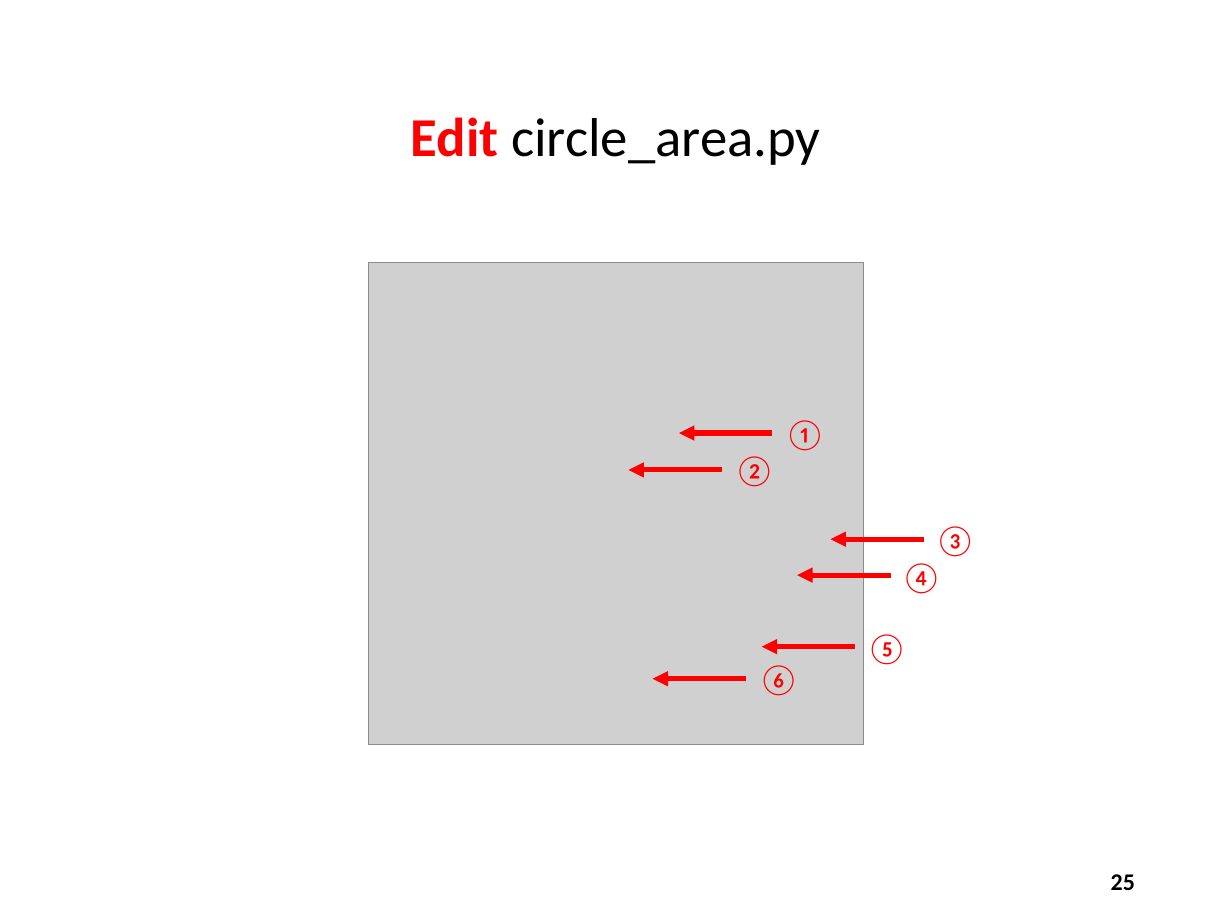
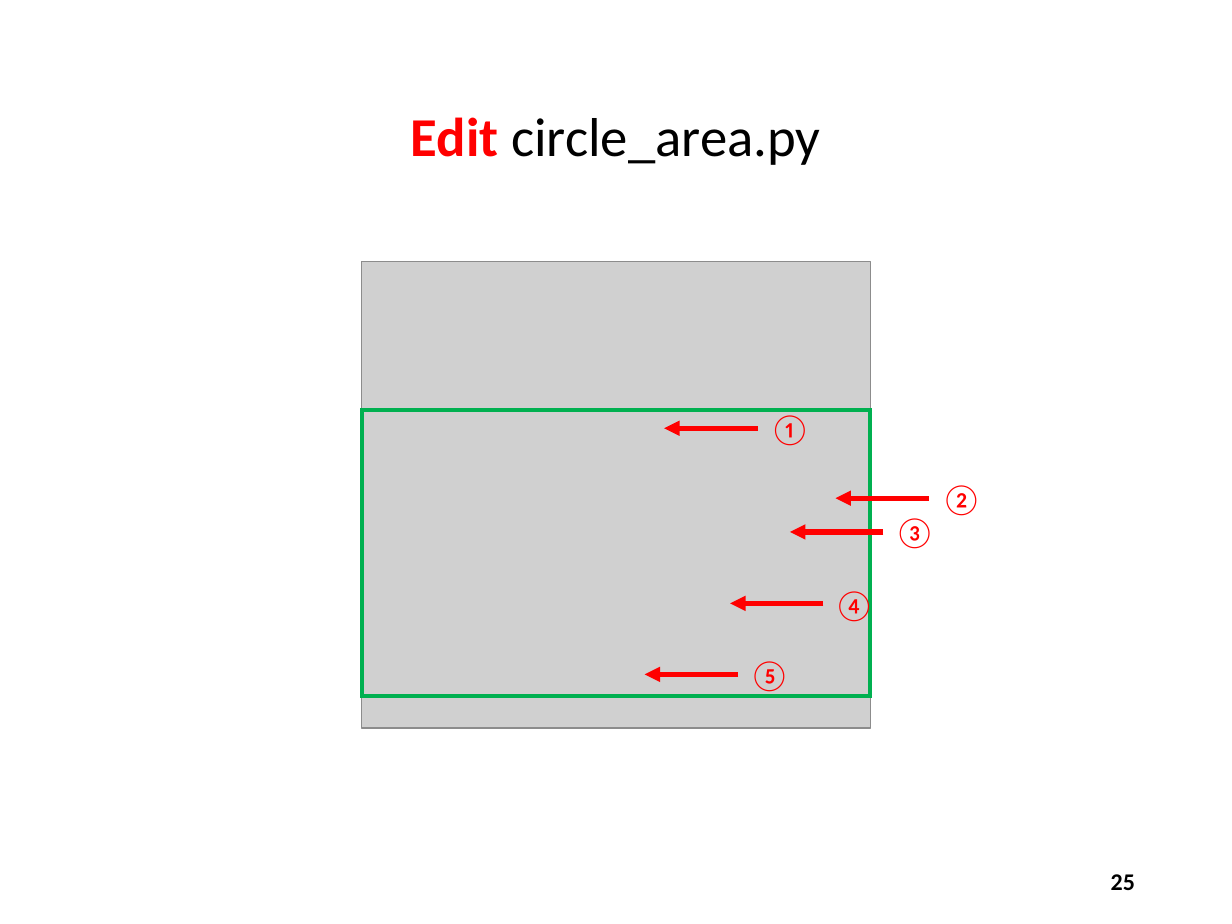
Before and after one commit to dbiersach/scicomp101, a slide deck: slide 25 of Session 05 - Square Roots and Areas/Session 05 - Square Roots and Areas.pptx. Drawn at 1232x924 pixels with LibreOffice and Linux fonts; fonts in the diff are those of the drawing; grey boxes stand for pictures. Boxes give left, top, right and bottom in pixels: in the first picture for what was removed or moved away, otherwise in the second. Text is boxed around its words. In the diff, an @@ line names an element or a change of style, - is before the commit and + after.

```diff
--- a/Session 05 - Square Roots and Areas/Session 05 - Square Roots and Areas.pptx
+++ b/Session 05 - Square Roots and Areas/Session 05 - Square Roots and Areas.pptx
@@ picture: place and size @@
-picture at bbox=[368, 262, 864, 745]
+picture at bbox=[362, 261, 871, 728]
@@ rectangle added at bbox=[362, 410, 871, 696], outline #00B050 2.25 pt @@
@@ text "①": place and size @@
-text "①" at bbox=[785, 420, 826, 451]
+text "①" at bbox=[770, 415, 811, 446]
@@ arrow moved from (772, 434) - (679, 434) to (758, 429) - (664, 429) @@
@@ text "②": place and size @@
-text "②" at bbox=[734, 456, 775, 487]
+text "②" at bbox=[941, 485, 982, 516]
@@ arrow moved from (722, 469) - (628, 469) to (929, 498) - (835, 498) @@
@@ text "③": place and size @@
-text "③" at bbox=[935, 526, 976, 557]
+text "③" at bbox=[894, 518, 935, 549]
@@ arrow moved from (924, 540) - (830, 540) to (883, 532) - (790, 532) @@
@@ text "④": place and size @@
-text "④" at bbox=[901, 563, 942, 594]
+text "④" at bbox=[834, 591, 875, 625]
@@ arrow moved from (891, 575) - (797, 575) to (823, 604) - (731, 604) @@
@@ text "⑤": place and size @@
-text "⑤" at bbox=[866, 634, 907, 665]
+text "⑤" at bbox=[749, 661, 790, 692]
@@ arrow moved from (855, 647) - (761, 647) to (738, 674) - (644, 674) @@
@@ arrow removed from (747, 679) to (653, 679) @@
@@ text removed at bbox=[758, 665, 799, 696] @@
-⑥
```
Also in this commit, not shown: 3 other slides changed, 1 other file.
